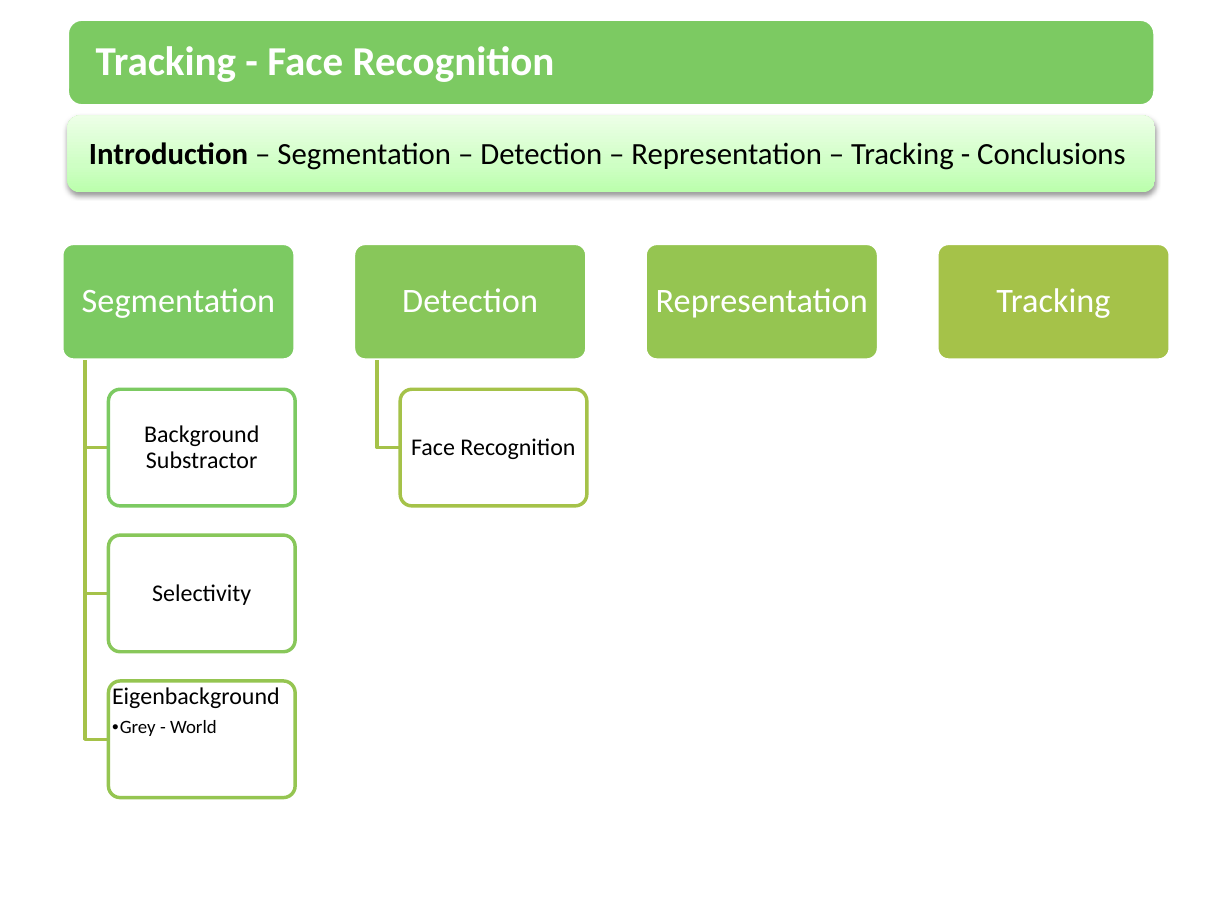
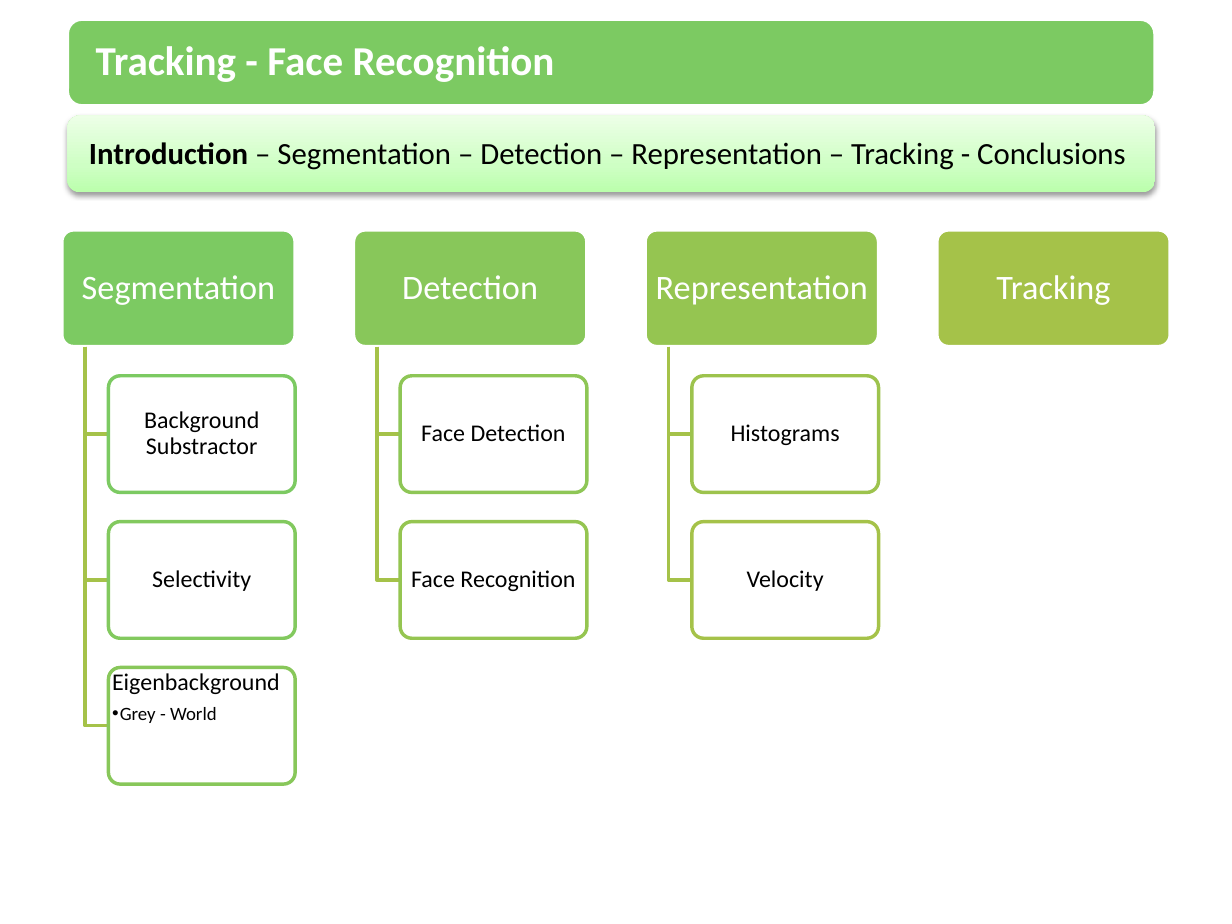
Before and after one commit to amounir86/mcvai-tracking, a slide deck: slide 3 of trunk/Tracking.pptx. Drawn at 1232x924 pixels with LibreOffice and Linux fonts; fonts in the diff are those of the drawing. Boxes give left, top, right and bottom in pixels: in the first picture for what was removed or moved away, otherwise in the second. Text is boxed around its words. In the diff, an @@ line names an element or a change of style, - is before the commit and + after.

```diff
--- a/trunk/Tracking.pptx
+++ b/trunk/Tracking.pptx
@@ rounded rectangle at box(400, 376, 588, 493): outline #A5C249 2 pt to #8EC656 2 pt @@
@@ rounded rectangle at box(108, 521, 296, 638): outline #88C75A 2 pt to #82C95E 2 pt @@
@@ text "Face Recognition": place and size @@
-text "Face Recognition" at box(411, 438, 575, 459)
+text "Face Recognition" at box(411, 570, 575, 591)
@@ group added at box(377, 346, 880, 638): 3 texts, 3 freeform shapes, 3 rounded rectangles @@
+Face Detection
+Histograms
+Velocity
@@ 8 rounded rectangles, 7 texts, 4 freeform shapes: place and size @@
-8 rounded rectangles, 7 texts, 4 freeform shapes at box(62, 244, 1169, 798)
+8 rounded rectangles, 7 texts, 4 freeform shapes at box(62, 230, 1169, 785)
@@ rounded rectangle at box(108, 668, 296, 785): outline #95C551 2 pt to #88C75A 2 pt @@
```
Also in this commit, not shown: 5 other slides changed.
